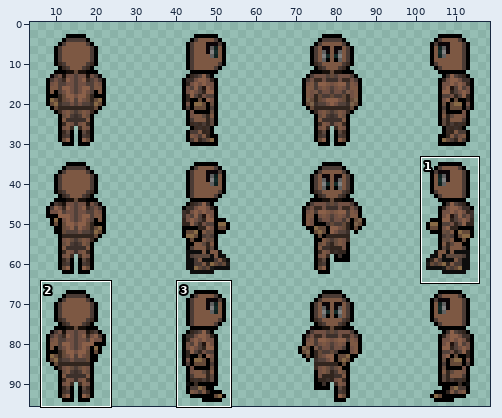
A sprite sheet gets an edit: src/res/characterCreator/body01.png. Above: a wide view before the commit, with the close-up outlined.
Close-up. Before the commit:
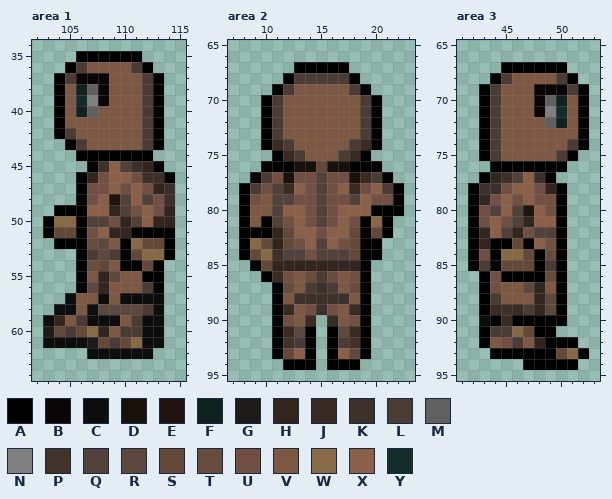
The file is 128x96 pixels. Colours within 5 levels of each other are drawn and written as one. Shown: area 1: x 102..115, y 34..64; area 2: x 7..23, y 65..95; area 3: x 41..53, y 65..95. The wide view leaves out empty margins. The commit also changed other parts of the picture, which this record leaves out.
Palette (. is transparent): A #000000  B #0b0508  C #0d0d0d  D #18100b  E #21130f  F #0f2220  G #1c1b19  H #31251e  J #392a22  K #3c302b  L #4a3b35  M #606060  N #808080  P #42322a  Q #52413a  R #5d483d  S #644938  T #664d3e  U #715043  V #7d5843  W #876945  X #8b6049  Y #142c2a
Pixels before, area 1, first column x 103:
35 ...AAAAAA...
36 ..ALVVVVLA..
37 .ALBBBVVVLA.
38 .AVFMBVVVLA.
39 .AVYNBVVVLA.
40 .AVFMVVVVLA.
41 .AVVVVVVVLA.
42 .ALVVVVVVLA.
43 ..ALVVVVVLA.
44 ...AAAAAAA..
45 ....AKXQKHA.
46 ...AHUXXUKKA
47 ...AUUXUXUHK
48 ...AUXEQXQUK
49 .AAAXXHQUXUH
50 AWWAQQUHQXHH
51 ASSAUXHHAAAA
52 .AAATRVAWSSA
53 ...ALRLASWWA
54 ...ATRVAASA.
55 ...AVHRVVAA.
56 ...ARHVVVLA.
57 ..CVVCVCCCC.
58 .CCVCRRRRLC.
59 CHVLCCCVLCC.
60 GSLSWHVLLCC.
61 CCCCGSLSWCC.
62 ....CCCCCC..
Pixels before, area 2, first column x 8:
67 .....AAAAA.....
68 ....ALLLLLA....
69 ...ALVVVVVLA...
70 ..ALVVVVVVVLA..
71 ..ALVVVVVVVLA..
72 ..ALVVVVVVVLA..
73 ..ALVVVVVVVLA..
74 ..AJLVVVVVLJA..
75 ...AJLVVVLJA...
76 ..AAADDSDDAAA..
77 .BLUDUUQUUDJLA.
78 ALUQJXUQUXJUXLA
79 AUVQQUUQUUQXUUA
80 AVVQXXUQUXXXAAA
81 AVAQUXUQUXUAWA.
82 AAAHSXXUXXSASA.
83 AWSHSUXQXUSAA..
84 ASWKQQUQQQSAA..
85 .ASHHHHHHHHA...
86 ..AJUVTLTVUA...
87 ...ATVLKLVTA...
88 ...AVKKKKKVA...
89 ...AJVUKUVJA...
90 ...AUVJ.JVUA...
91 ...AJRA.ARJA...
92 ...APLA.ALPA...
93 ...ASXA.AXSA...
94 ....AAA.AAA....
Pixels before, area 3, first column x 42:
67 ...AAAAAA..
68 ..ALVVVVLA.
69 .ALVVVBBBLA
70 .ALVVVBMFVA
71 .ALVVVBNYVA
72 .ALVVVVMFVA
73 .ALVVVVVVVA
74 .ALVVVVVVLA
75 .ALVVVVVLA.
76 ..AAAAAAA..
77 .AHKQXKA...
78 AKKUXXUHA..
79 AHUXUXUUA..
80 AUQXQEXUA..
81 AUXUQHXXA..
82 AHXQHUQQA..
83 AHAASAXUA..
84 AUAWWSATA..
85 ALASSSALA..
86 .AUAAAATA..
87 .AUVVRHVA..
88 .ALVVVHRA..
89 .AJKJLHRA..
90 .CAJAAAAA..
91 .ALLWSAA...
92 .AVULVHAAA.
93 ..AAAAAASWA
94 .....AAAAA.
Now the later version:
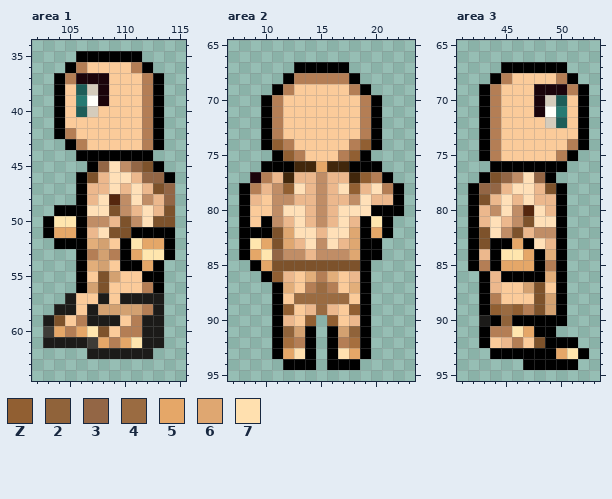
Colours new in this view: Z #915f32  2 #90633a  3 #936645  4 #9a6b41  5 #e5a768  6 #dfa771  7 #ffe0af
The edit:
colour B: #0b0508 -> #1b040b
colour C: #0d0d0d -> #1c1b19
colour D: #18100b -> #41270c
colour E: #21130f -> #55270e
colour F: #0f2220 -> #1e5d58
colour G: #1c1b19 -> #3e3c37
colour H: #31251e -> #7d522b
colour L: #4a3b35 -> #b47e55
colour M: #606060 -> #d5ccbc
colour N: #808080 -> #fffffa
colour P: #42322a -> #a66f3e
colour Q: #52413a -> #c08d66
colour R: #5d483d -> #d3a171
colour T: #664d3e -> #e2ae7a
colour U: #715043 -> #ecb88d
colour V: #7d5843 -> #fbcb9a
colour W: #876945 -> #ffe6ae
colour X: #8b6049 -> #ffe0b8
colour Y: #142c2a -> #277a72
Area 1:
y 45: x 108 K -> 3; x 111 K -> 3
y 46: x 112..113 KK -> 33
y 47..48: x 114 K -> 3
y 51: x 104..105 SS -> 55
y 52: x 112..113 SS -> 55
y 53: x 111 S -> 5
y 54: x 112 S -> 5
y 60: x 104 S -> 5; x 106 S -> 5
y 61: x 108 S -> 5; x 110 S -> 5
Area 2:
y 74: x 11 J -> Z; x 19 J -> Z
y 75: x 12 J -> Z; x 18 J -> Z
y 76: x 15 S -> 5
y 77: x 19 J -> Z
y 78: x 12 J -> Z; x 18 J -> Z
y 82: x 12 S -> 6; x 18 S -> 6; x 20 S -> 5
y 83: x 10 S -> 5; x 12 S -> 6; x 18 S -> 6
y 84: x 9 S -> 5; x 11 K -> 3; x 18 S -> 6
y 85: x 10 S -> 5
y 86: x 11 J -> Z
y 87: x 15 K -> 4
y 88: x 13..17 KKKKK -> 44444
y 89: x 12 J -> Z; x 15 K -> 4; x 18 J -> Z
y 90: x 14 J -> Z; x 16 J -> Z
y 91: x 12 J -> 2; x 18 J -> 2
y 93: x 12..13 SX -> 57; x 17..18 XS -> 75
Area 3:
y 77: x 45 K -> 3; x 48 K -> 3
y 78: x 43..44 KK -> 33
y 83: x 46 S -> 5
y 84: x 47 S -> 5
y 85: x 45..47 SSS -> 555
y 89: x 44..46 JKJ -> Z4Z
y 90: x 45 J -> 2
y 91: x 47 S -> 5
y 93: x 50 S -> 5
